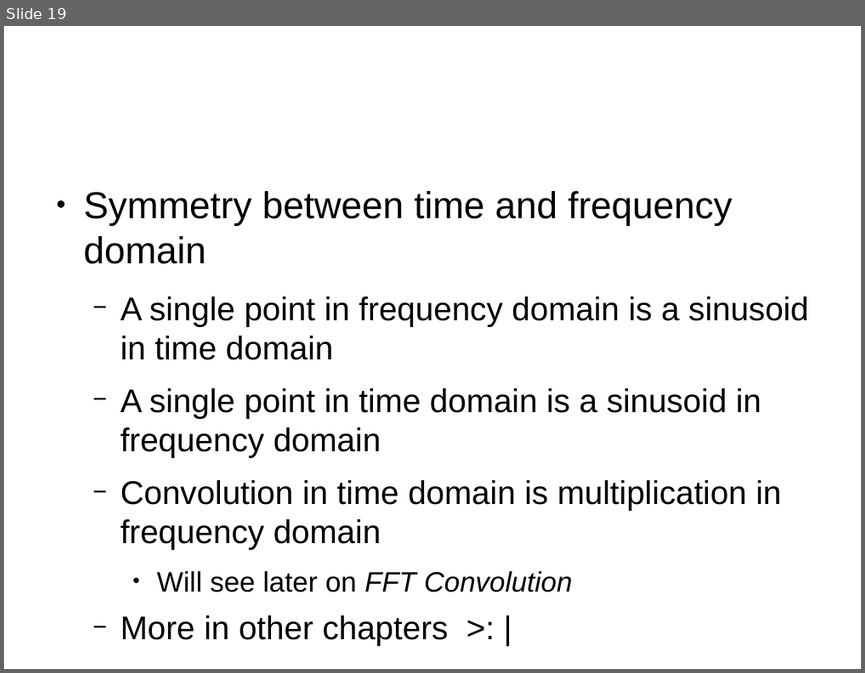
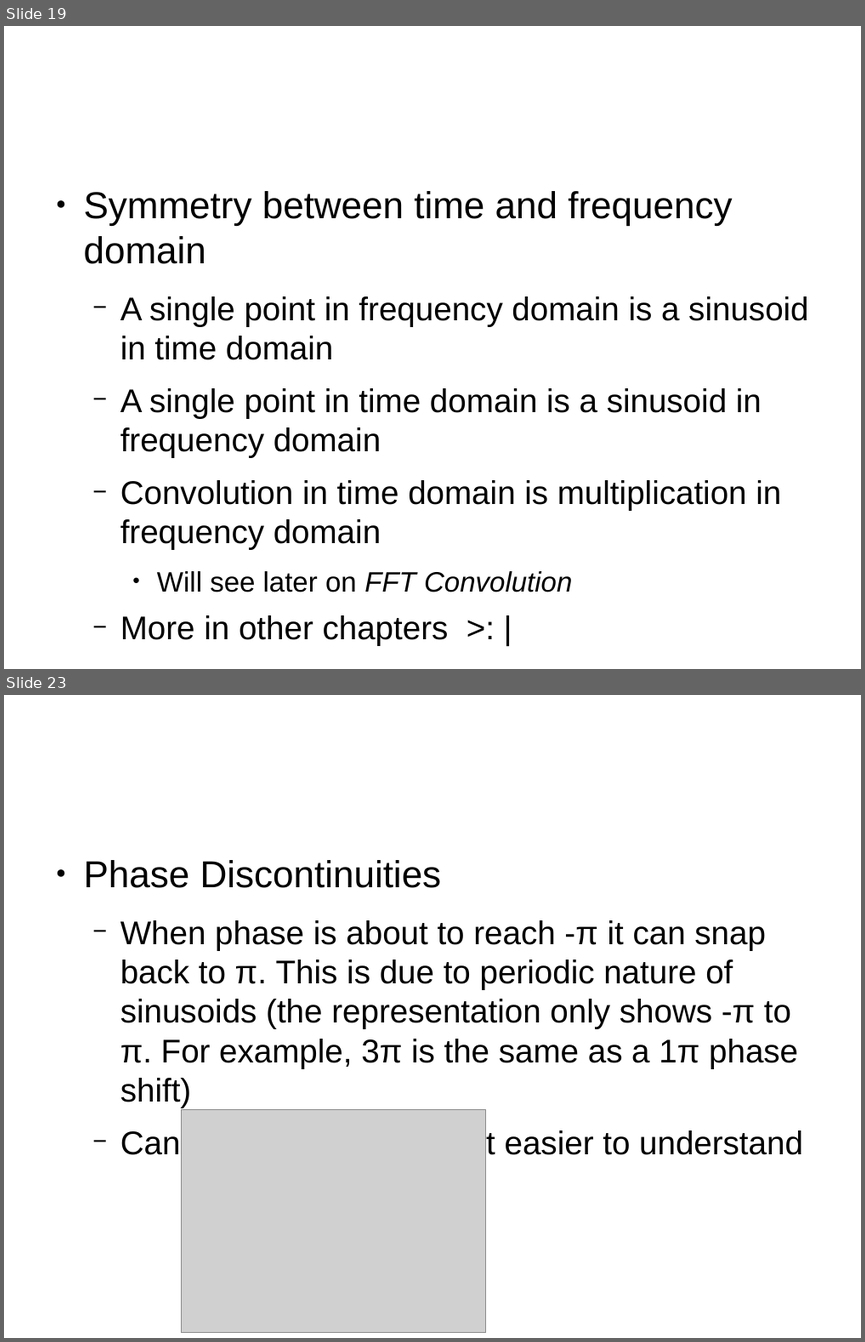
Before and after one commit to ahirapatel/dspguide-stuff, a slide deck: ch8/Notes.odp. Shown one above the other, each under a label of ours: slide 19 before the commit, slides 19 and 23 after it; the slides between them are not shown. The pictures are 865x673 and 865x1342 pixels, drawn with LibreOffice and Linux fonts; fonts in the diff are those of the drawing; grey boxes stand for pictures; background and template pictures are left out. Boxes give left, top, right and bottom in pixels: in the first picture for what was removed or moved away, otherwise in the second. Text is boxed around its words. In the diff, an @@ line names an element or a change of style, - is before the commit and + after.

```diff
--- a/ch8/Notes.odp
+++ b/ch8/Notes.odp
@@ slide 23 added at (4,695,861,1338), background #FFFFFF @@
@@ title added at (46,719,644,825), 47.6 pt, text #FFFFFF @@
+More bad things
@@ text added at (84,860,803,1160), 30.4 pt, text #000000 @@
+● Phase Discontinuities
+  − When phase is about to reach -π it can snap back to π. This is due to periodic nature of sinusoids (the representation only shows -π to π. For example, 3π is the same as a 1π phase shift)
+  − Can “unwrap” it to make it easier to understand
@@ picture added at (182,1110,486,1333) @@
```
Also in this commit, not shown: 1 slide changed, 4 other slides added, 1 slide removed, 1 other file.
